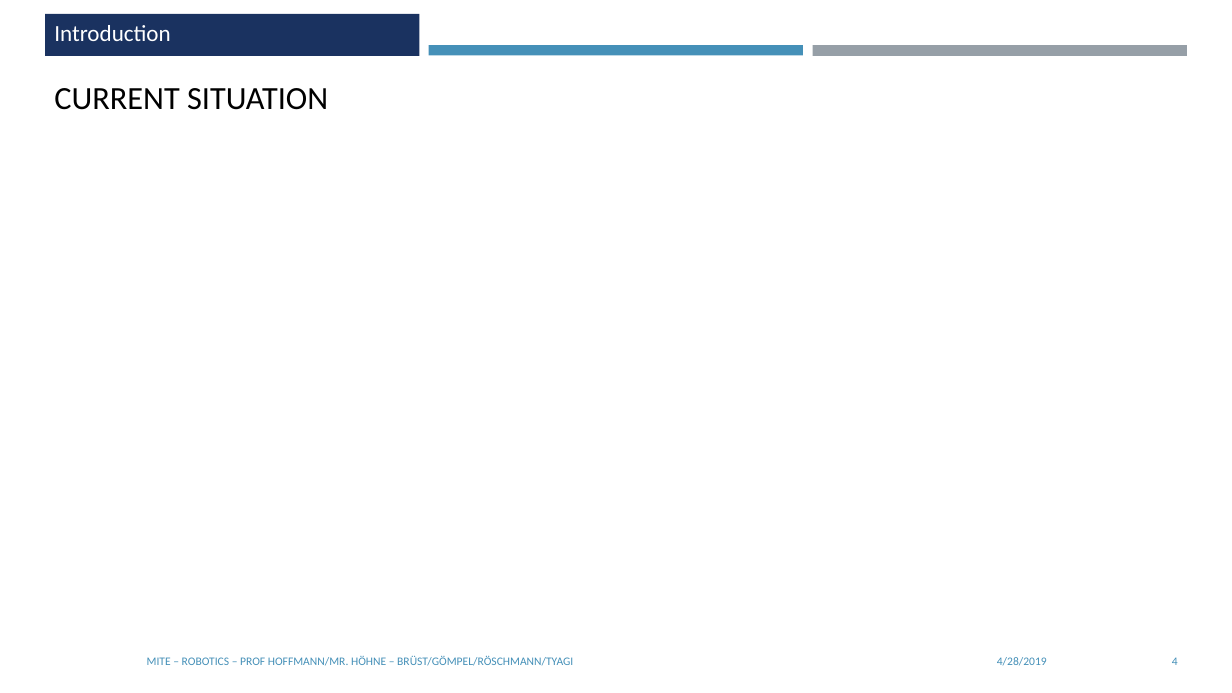
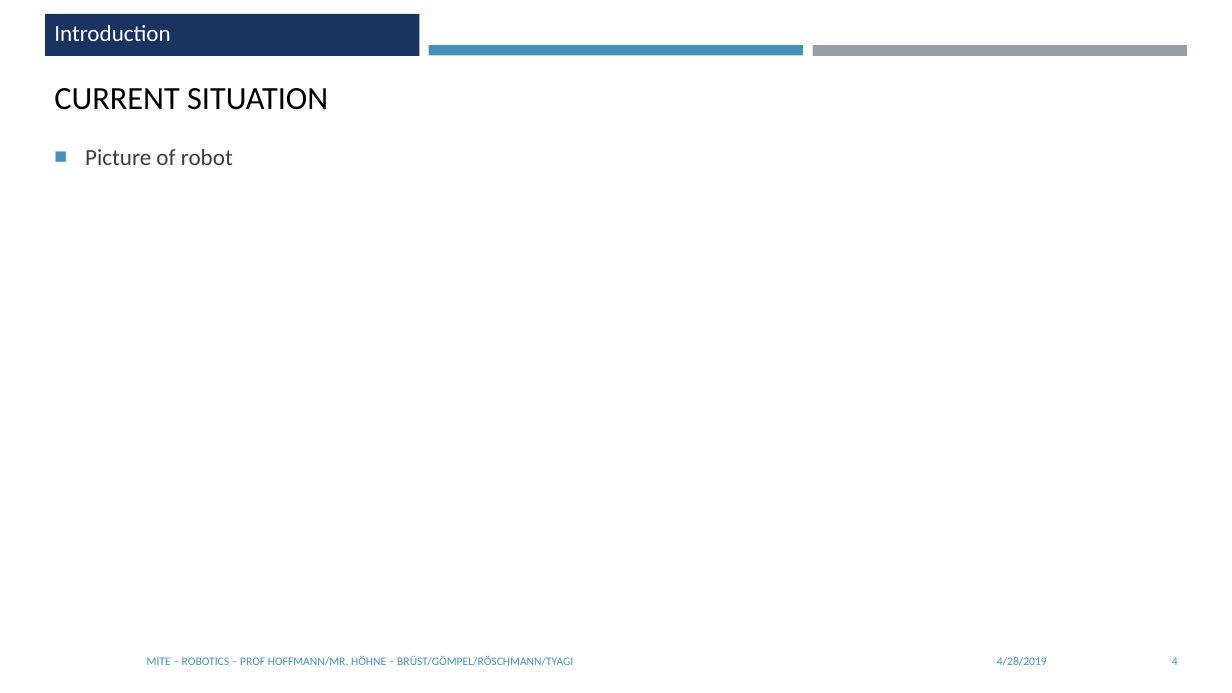
Before and after one commit to Pietfried/robotics-carpuzzle, a slide deck: slide 4 of Documentation/MuITE_RB_InitialPresentation.pptx. Drawn at 1232x693 pixels with LibreOffice and Linux fonts; fonts in the diff are those of the drawing; background and template pictures are left out. Boxes give left, top, right and bottom in pixels: in the first picture for what was removed or moved away, otherwise in the second. Text is boxed around its words. In the diff, an @@ line names an element or a change of style, - is before the commit and + after.

```diff
--- a/Documentation/MuITE_RB_InitialPresentation.pptx
+++ b/Documentation/MuITE_RB_InitialPresentation.pptx
@@ text added at <box>85,149,233,165</box>, 18 pt, text #3D3D3D @@
+■ Picture of robot
```
Also in this commit, not shown: 8 other slides changed, 1 other file.
